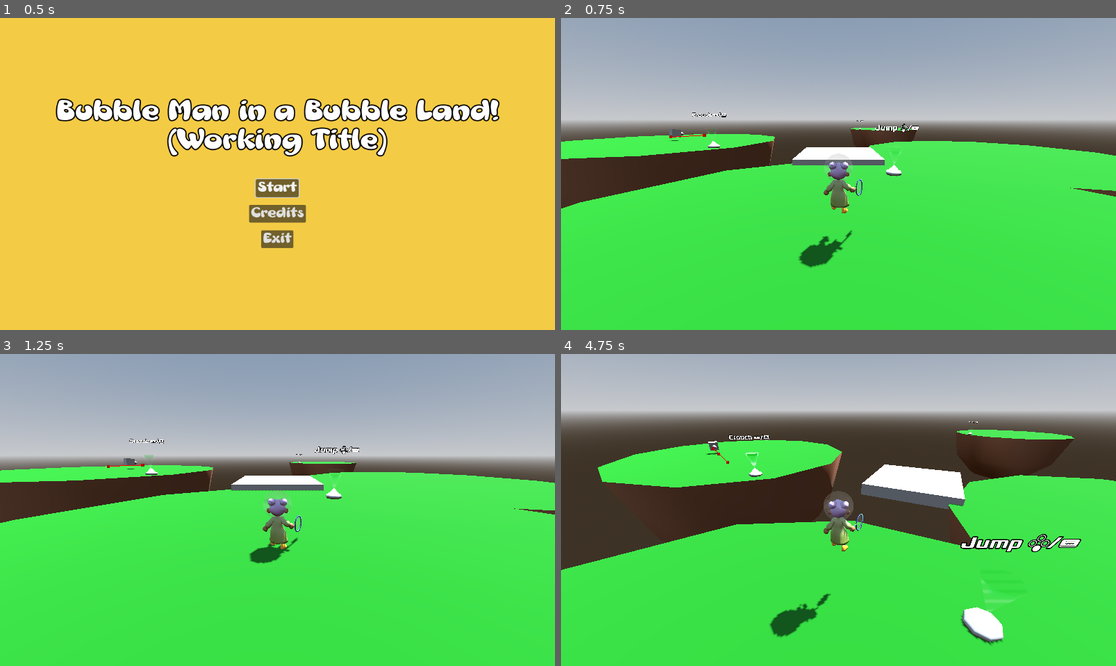
Above: before the commit, frames 1-4 (two rows, left to right).
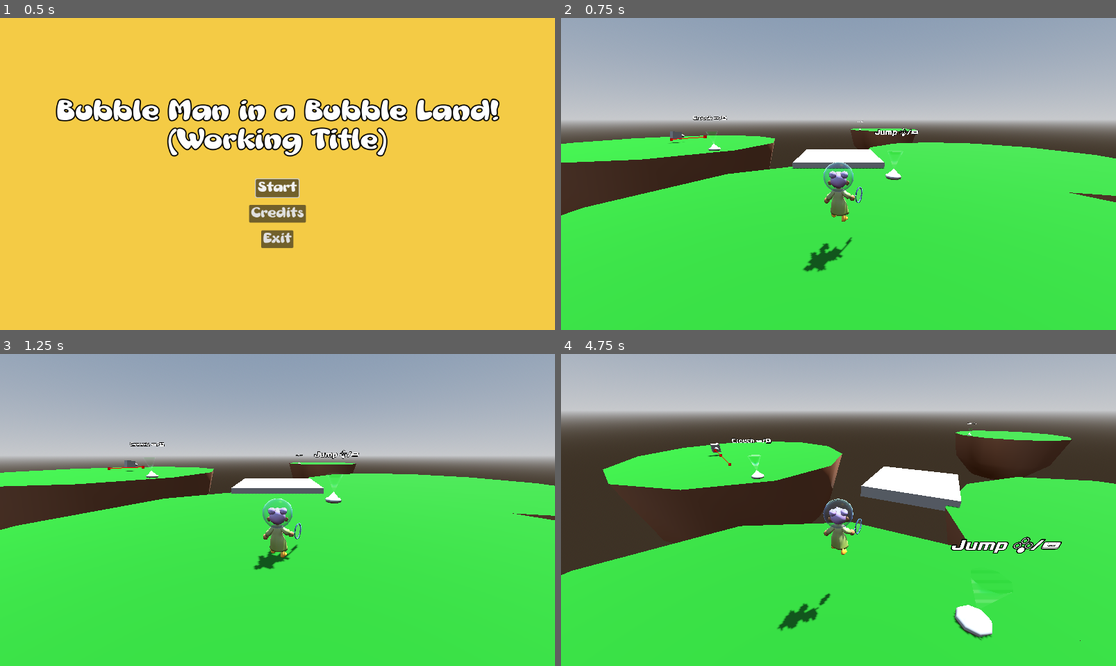
Above: after the commit, the same moments.

Repository: Gertkeno/GGJ2025
Game: Godot game, scene res://main_menu.tscn
The game is run twice, just before and just after one commit, with the same random seed, the same clock (stepped at 60 frames per second) and the same inputs.
Inputs (mouse positions are in pixels of both pictures, inside the frame that each line leads up to):
- Up to frame 1 (0.5 s): no input
- Up to frame 2 (0.75 s): click "Start" at 0.5 s
- Up to frame 3 (1.25 s): no input
- Up to frame 4 (4.75 s): move the mouse to (960, 494) at 1.27 s; hold Right (right) 1.28-2.03 s; hold Shift (crouch) 1.28-2.03 s; click (960, 494) at 1.42 s; tap Space (jump) at 1.52, 2.27, 3.77, 4.52 s; move the mouse to (810, 510) at 2.02 s; hold Up (forward) from 2.03 s (still down); click (810, 510) at 2.1 s; tap Shift (crouch) at 2.3, 3.6, 4.55 s; move the mouse to (849, 503) at 2.77 s; hold Shift (crouch) 2.78-3.53 s; move the mouse to (832, 516) at 3.52 s; move the mouse to (877, 513) at 4.27 s; press the mouse at (877, 513) at 4.28 s

Frame 1 is identical in both runs. In frame 2, 3.8% of the frame differs, in the area x 0-100%, y 30-82%; in frame 3, 3.8%; in frame 4, 4.7%, in the area x 0-100%, y 21-94%.
Error before the commit: Invalid access to property or key 'play' on a base object of type 'null instance'. (res://System/player.gd:91)

Commit message:
crouch blend in-game

Diff:
--- a/System/player.gd
+++ b/System/player.gd
@@ -15,6 +15,7 @@
 
 @onready var hurt_timer: Timer = $HurtTimer
 @onready var net_hitbox: Area3D = $NetHitbox
+@onready var animator: AnimationTree = $AnimationTree
 var crouching: bool = false # for enemy detection
 
 
@@ -43,6 +44,10 @@
 		var accel: float = GROUND_ACCELERATION if is_on_floor() else AIR_ACCELERATION
 		var speed: float = CROUCH_SPEED if Input.is_action_pressed("crouch") else SPEED
 		horizontal_velocity = horizontal_velocity.move_toward(direction*speed, accel*delta)
+
+		if direction:
+			rotation.y += $CameraPivot.rotation.y
+			$CameraPivot.rotation.y = 0.0
 	else:
 		horizontal_velocity = horizontal_velocity.move_toward(Vector3.ZERO, AIR_ACCELERATION*delta)
 
@@ -60,9 +65,9 @@
 	var controller_direction: Vector2 = Input.get_vector("turn_left", "turn_right", "turn_up", "turn_down")
 	if controller_direction:
 		var camera_move: Vector2 = controller_direction * PI * delta * camera_sensitivity
-		rotate_y(-camera_move.x)
-		$CameraPivot.rotate_x(camera_move.y * y_invert)
-		$CameraPivot.rotation.x = clampf($CameraPivot.rotation.x, -CAMERA_ANGLE_MAX, CAMERA_ANGLE_MAX)
+		$CameraPivot.rotate_y(-camera_move.x)
+		$CameraPivot/SpringArm3D.rotate_x(camera_move.y * y_invert)
+		$CameraPivot/SpringArm3D.rotation.x = clampf($CameraPivot/SpringArm3D.rotation.x, -CAMERA_ANGLE_MAX, CAMERA_ANGLE_MAX)
 
 
 const CAMERA_ANGLE_MAX = deg_to_rad(70)
@@ -72,9 +77,9 @@
 			var camera_move: Vector2 = event.screen_relative / screen_size * -PI * camera_sensitivity
 
 			# TODO: rotate camera around player model
-			rotate_y(camera_move.x)
-			$CameraPivot.rotate_x(camera_move.y * y_invert)
-			$CameraPivot.rotation.x = clampf($CameraPivot.rotation.x, -CAMERA_ANGLE_MAX, CAMERA_ANGLE_MAX)
+			$CameraPivot.rotate_y(camera_move.x)
+			$CameraPivot/SpringArm3D.rotate_x(camera_move.y * y_invert)
+			$CameraPivot/SpringArm3D.rotation.x = clampf($CameraPivot/SpringArm3D.rotation.x, -CAMERA_ANGLE_MAX, CAMERA_ANGLE_MAX)
 	elif event is InputEventMouseButton:
 		Input.mouse_mode = Input.MOUSE_MODE_CAPTURED
 
@@ -88,8 +93,9 @@
 	elif event.is_action("crouch"):
 		if crouching != event.is_pressed():
 			crouching = event.is_pressed()
-			var f: Callable = $AnimationPlayer.play if crouching else $AnimationPlayer.play_backwards
-			f.call("Crouch")
+			var crouch_tween: Tween = create_tween()
+			var final_value: float = 1.0 if crouching else 0.0
+			crouch_tween.tween_property(animator, "parameters/Crouch/blend_amount", final_value, 0.125)
 
 
 func _on_game_settings_continue_pressed() -> void:
--- a/System/player.tscn
+++ b/System/player.tscn
@@ -1,8 +1,9 @@
-[gd_scene load_steps=10 format=3 uid="uid://ugfu6pob7c41"]
+[gd_scene load_steps=11 format=3 uid="uid://ugfu6pob7c41"]
 
 [ext_resource type="Script" path="res://System/player.gd" id="1_fwsmy"]
 [ext_resource type="PackedScene" uid="uid://b4qyratd0pfy8" path="res://System/game_settings.tscn" id="2_6stdy"]
 [ext_resource type="PackedScene" uid="uid://di7kjb7yshrqr" path="res://Player/_Player.glb" id="2_a56bu"]
+[ext_resource type="Material" uid="uid://c14wcr4tvi78f" path="res://Bubble/BubbleMat.tres" id="3_1s7s4"]
 
 [sub_resource type="CapsuleShape3D" id="CapsuleShape3D_bepga"]
 
@@ -17,15 +18,15 @@
 [sub_resource type="AnimationNodeBlend2" id="AnimationNodeBlend2_xhgh0"]
 
 [sub_resource type="AnimationNodeBlendTree" id="AnimationNodeBlendTree_tqp3q"]
-graph_offset = Vector2(-447.368, 156.356)
+graph_offset = Vector2(-355.705, 138.249)
 nodes/Animation/node = SubResource("AnimationNodeAnimation_ekcc3")
 nodes/Animation/position = Vector2(-266.667, 240)
 "nodes/Animation 2/node" = SubResource("AnimationNodeAnimation_ykm7d")
 "nodes/Animation 2/position" = Vector2(-266.667, 400)
-nodes/Blend2/node = SubResource("AnimationNodeBlend2_xhgh0")
-nodes/Blend2/position = Vector2(0, 213.333)
+nodes/Crouch/node = SubResource("AnimationNodeBlend2_xhgh0")
+nodes/Crouch/position = Vector2(0, 213.333)
 nodes/output/position = Vector2(320, 213.333)
-node_connections = [&"Blend2", 0, &"Animation", &"Blend2", 1, &"Animation 2", &"output", 0, &"Blend2"]
+node_connections = [&"Crouch", 0, &"Animation", &"Crouch", 1, &"Animation 2", &"output", 0, &"Crouch"]
 
 [node name="Player" type="CharacterBody3D"]
 collision_layer = 32
@@ -37,10 +38,9 @@
 shape = SubResource("CapsuleShape3D_bepga")
 
 [node name="CameraPivot" type="Node3D" parent="."]
-transform = Transform3D(1, 0, 0, 0, 0.965926, 0.258819, 0, -0.258819, 0.965926, 0, 0, 0)
 
 [node name="SpringArm3D" type="SpringArm3D" parent="CameraPivot"]
-transform = Transform3D(1, 0, 0, 0, 1, -1.49012e-08, 0, 1.49012e-08, 1, 0, 1.17235, 0.289778)
+transform = Transform3D(1, 0, 0, 0, 0.965926, 0.258819, 0, -0.258819, 0.965926, 0, 1.5, 0)
 spring_length = 6.5
 
 [node name="Camera3D" type="Camera3D" parent="CameraPivot/SpringArm3D"]
@@ -52,10 +52,10 @@
 transform = Transform3D(-1, 0, 8.74228e-08, 0, 1, 0, -8.74228e-08, 0, -1, 0, 0, 0)
 
 [node name="Skeleton3D" parent="_Player2/root" index="0"]
-bones/0/position = Vector3(-0.421609, 0.686412, -0.0441453)
+bones/0/position = Vector3(-0.425304, 0.694933, -0.0389841)
 bones/0/rotation = Quaternion(-0.177637, 0.605513, 0.760633, 0.152438)
-bones/1/position = Vector3(0.000241496, 1.01098, 0.010645)
-bones/5/position = Vector3(3.85503e-09, 0.00112946, 0.618466)
+bones/1/position = Vector3(0.000241499, 1.00144, 0.0106451)
+bones/5/position = Vector3(7.9998e-10, 0.00112957, 0.608929)
 bones/5/rotation = Quaternion(0.0778584, 0.685762, 0.719742, 0.0751012)
 bones/5/scale = Vector3(1, 1, 1)
 bones/6/position = Vector3(6.88176e-10, 0.196829, -2.94953e-09)
@@ -64,59 +64,62 @@
 bones/8/rotation = Quaternion(-0.232093, -0.00657874, -0.00155946, 0.97267)
 bones/8/scale = Vector3(1, 1, 1)
 bones/9/rotation = Quaternion(-0.48945, 0.507343, 0.509496, 0.493413)
-bones/10/rotation = Quaternion(-0.380794, -0.0755376, -0.319834, 0.864289)
+bones/10/rotation = Quaternion(-0.364531, -0.0705614, -0.341231, 0.863539)
 bones/10/scale = Vector3(1, 1, 1)
-bones/11/rotation = Quaternion(5.97907e-08, 0.0308171, -1.44032e-07, 0.999525)
-bones/12/rotation = Quaternion(6.24591e-08, -2.65179e-08, 0.514828, 0.857293)
+bones/11/rotation = Quaternion(-6.96416e-08, 0.018424, -1.44399e-07, 0.99983)
+bones/12/rotation = Quaternion(1.39928e-09, 8.49424e-08, 0.549413, 0.835551)
 bones/13/rotation = Quaternion(9.14167e-09, 0.000773793, -2.60612e-08, 1)
 bones/13/scale = Vector3(1, 1, 1)
 bones/14/rotation = Quaternion(-4.57512e-08, 2.18861e-08, -2.27592e-08, 1)
 bones/14/scale = Vector3(1, 1, 1)
 bones/15/rotation = Quaternion(0.492803, 0.504074, 0.506253, -0.496752)
 bones/15/scale = Vector3(1, 1, 1)
-bones/16/rotation = Quaternion(-0.451429, 0.178634, 0.0865815, 0.869945)
+bones/16/rotation = Quaternion(-0.435708, 0.189075, 0.132613, 0.869955)
 bones/16/scale = Vector3(1, 1, 1)
-bones/17/rotation = Quaternion(6.33383e-08, -0.20522, 4.08788e-08, 0.978716)
-bones/18/rotation = Quaternion(-6.40752e-09, -7.71051e-09, -0.329652, 0.944103)
+bones/17/rotation = Quaternion(-1.57466e-07, -0.200397, -3.85657e-08, 0.979715)
+bones/18/rotation = Quaternion(-1.31719e-07, -6.68304e-08, -0.410008, 0.912082)
 bones/18/scale = Vector3(1, 1, 1)
 bones/19/rotation = Quaternion(2.24411e-08, -0.000840755, -5.74966e-09, 1)
 bones/19/scale = Vector3(1, 1, 1)
 bones/20/rotation = Quaternion(-1.59489e-08, -1.58034e-08, 2.79397e-08, 1)
 bones/20/scale = Vector3(1, 1, 1)
-bones/21/rotation = Quaternion(0.792171, 0.343289, 0.489147, 0.123909)
+bones/21/rotation = Quaternion(0.787025, 0.356061, 0.486647, 0.130338)
 bones/21/scale = Vector3(0.999999, 0.99999, 1.00001)
-bones/22/rotation = Quaternion(-3.18011e-08, 0.166909, 3.34356e-08, 0.985972)
-bones/23/rotation = Quaternion(-4.23014e-08, -3.6312e-08, 0.546739, 0.837303)
-bones/24/rotation = Quaternion(0.416169, 0.560389, -0.551594, 0.456631)
+bones/22/rotation = Quaternion(4.15997e-09, 0.166573, 5.5604e-08, 0.986029)
+bones/23/rotation = Quaternion(-4.10457e-08, -7.77079e-08, 0.567171, 0.8236)
+bones/24/rotation = Quaternion(0.420411, 0.556871, -0.556577, 0.450966)
 bones/25/rotation = Quaternion(-1.1355e-05, 0.976209, 0.216833, -2.5585e-06)
 bones/25/scale = Vector3(1, 1, 1)
-bones/26/rotation = Quaternion(-3.53199e-08, 0.0418838, -1.60853e-07, 0.999123)
-bones/27/rotation = Quaternion(0.764388, -0.196236, -0.608916, -0.0801518)
+bones/26/rotation = Quaternion(-2.55443e-08, 0.0433862, -1.37456e-07, 0.999058)
+bones/27/rotation = Quaternion(0.762561, -0.210106, -0.607324, -0.074251)
 bones/27/scale = Vector3(0.999998, 0.999998, 1)
-bones/28/rotation = Quaternion(-1.88299e-07, -0.0408789, -6.9977e-08, 0.999164)
-bones/29/rotation = Quaternion(-2.2078e-07, -3.95033e-08, -0.435015, 0.900423)
-bones/30/rotation = Quaternion(0.41746, -0.425653, 0.663576, 0.4519)
+bones/28/rotation = Quaternion(-2.24652e-07, -0.0408601, -8.61706e-08, 0.999165)
+bones/29/rotation = Quaternion(-2.28404e-07, -5.5015e-08, -0.46038, 0.887722)
+bones/30/rotation = Quaternion(0.419729, -0.421546, 0.672165, 0.440818)
 bones/30/scale = Vector3(1, 1, 1)
 bones/31/rotation = Quaternion(2.69914e-05, 0.976206, 0.216845, 5.97422e-06)
-bones/32/rotation = Quaternion(-4.38614e-08, -0.00983667, 8.31418e-08, 0.999952)
+bones/32/rotation = Quaternion(2.95876e-08, -0.0168033, 1.07841e-08, 0.999859)
 bones/33/position = Vector3(-6.45956e-09, 0.0383555, -0.000893655)
 bones/33/rotation = Quaternion(0.00307416, -3.30149e-06, 1.82139e-08, 0.999995)
 bones/34/position = Vector3(0.0935747, -0.0323118, 0.228743)
 bones/34/rotation = Quaternion(0.276686, 0.195488, 0.935342, -0.101802)
 bones/34/scale = Vector3(0.999999, 1, 0.999997)
-bones/36/position = Vector3(0.165096, 0.000998209, 0.000498667)
-bones/36/rotation = Quaternion(0.702425, 0.0739739, 0.703635, -0.0776195)
-bones/38/position = Vector3(0.0829296, -0.000971388, -0.137314)
-bones/38/rotation = Quaternion(0.959103, 0.0373944, 0.258268, -0.109641)
-bones/40/position = Vector3(-0.0721849, -0.00175249, 0.152902)
-bones/40/rotation = Quaternion(-0.248175, 0.0960162, 0.962676, 0.0494398)
+bones/36/position = Vector3(0.163003, 0.0021611, 0.00107954)
+bones/36/rotation = Quaternion(0.700734, 0.0804005, 0.703385, -0.0880759)
+bones/38/position = Vector3(0.0823615, -0.00203887, -0.129381)
+bones/38/rotation = Quaternion(0.956121, 0.0512776, 0.258528, -0.127929)
+bones/40/position = Vector3(-0.0596732, -0.0036996, 0.1622)
+bones/40/rotation = Quaternion(-0.237003, 0.0985869, 0.963478, 0.0762959)
 bones/40/scale = Vector3(0.999999, 1.00968, 0.999996)
 bones/42/position = Vector3(-0.164177, -0.0011758, -0.00321653)
-bones/42/rotation = Quaternion(0.685559, -0.108227, -0.697274, -0.179177)
+bones/42/rotation = Quaternion(0.685553, -0.108221, -0.697265, -0.179238)
 bones/42/scale = Vector3(1, 0.99843, 1)
 bones/44/position = Vector3(-0.0956527, -0.0160445, -0.148105)
 bones/44/rotation = Quaternion(0.921061, -0.0259303, -0.265758, -0.283457)
 bones/44/scale = Vector3(0.873484, 0.863249, 0.873485)
+
+[node name="_Player" parent="_Player2/root/Skeleton3D" index="1"]
+surface_material_override/2 = ExtResource("3_1s7s4")
 
 [node name="NetHitbox" type="Area3D" parent="."]
 transform = Transform3D(1, 0, 0, 0, 1, 0, 0, 0, 1, 0, 0.6, -1)
@@ -164,7 +167,7 @@
 tree_root = SubResource("AnimationNodeBlendTree_tqp3q")
 advance_expression_base_node = NodePath("..")
 anim_player = NodePath("../_Player2/AnimationPlayer")
-parameters/Blend2/blend_amount = 0.0
+parameters/Crouch/blend_amount = 0.0
 
 [connection signal="continue_pressed" from="Settings/PanelContainer/MarginContainer/GameSettings" to="." method="_on_game_settings_continue_pressed"]
 
